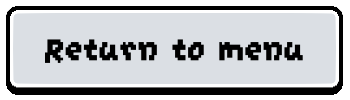
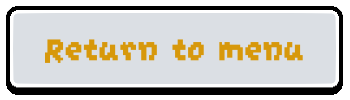
Before/after of a 350 × 100 layered artwork. What changed in the layer stack:
painted on "Paint Layer 2" (1st of 5, in "Return") over [45, 39, 303, 63]
painted on "Copy of Paint Layer 3" (1st of 5, in "Return") over [45, 39, 303, 63]
painted on "Paint Layer 3" (1st of 5, in "Return") over [45, 39, 303, 63]
